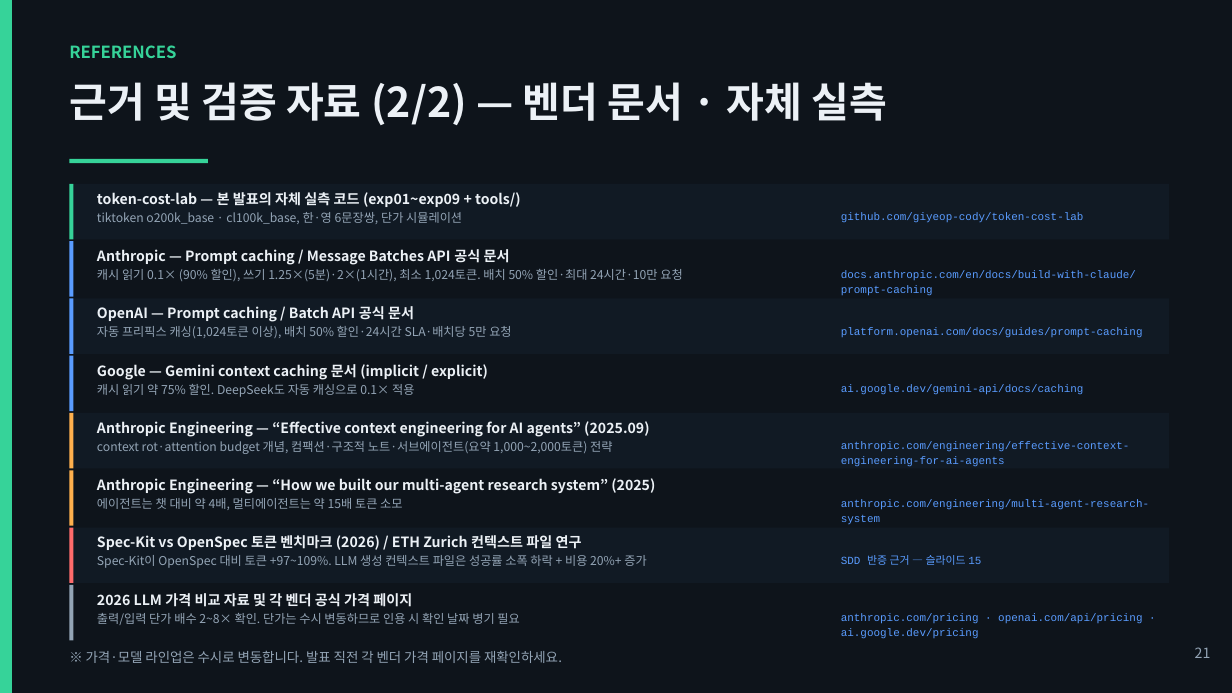
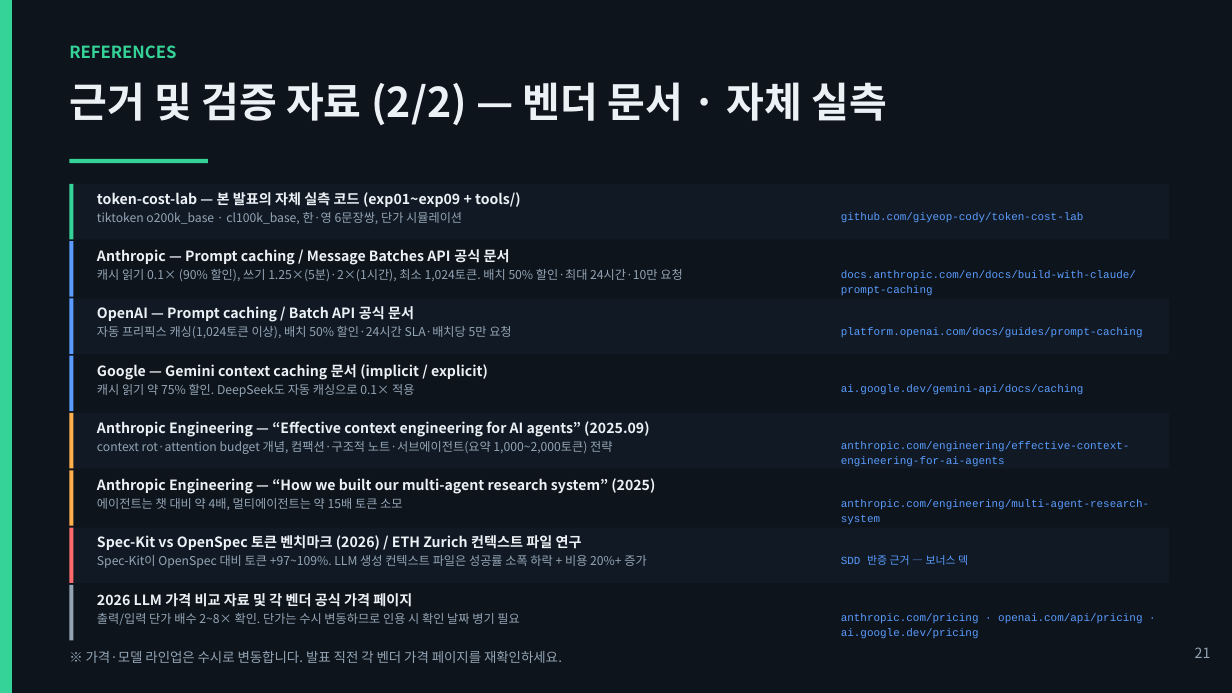
Before and after one commit to giyeop-cody/token-cost-lab, a slide deck: slide 21 of presentation/토큰_절약_발표_본편.pptx. Drawn at 1232x693 pixels with LibreOffice and Linux fonts; fonts in the diff are those of the drawing. Boxes give left, top, right and bottom in pixels: in the first picture for what was removed or moved away, otherwise in the second. Text is boxed around its words. In the diff, an @@ line names an element or a change of style, - is before the commit and + after.

```diff
--- a/presentation/토큰_절약_발표_본편.pptx
+++ b/presentation/토큰_절약_발표_본편.pptx
@@ text at (841, 555, 968, 565): text changed @@
-SDD 반증 근거 — 슬라이드 15
+SDD 반증 근거 — 보너스 덱
```
Also in this commit, not shown: 1 other slide changed, 10 other files.
